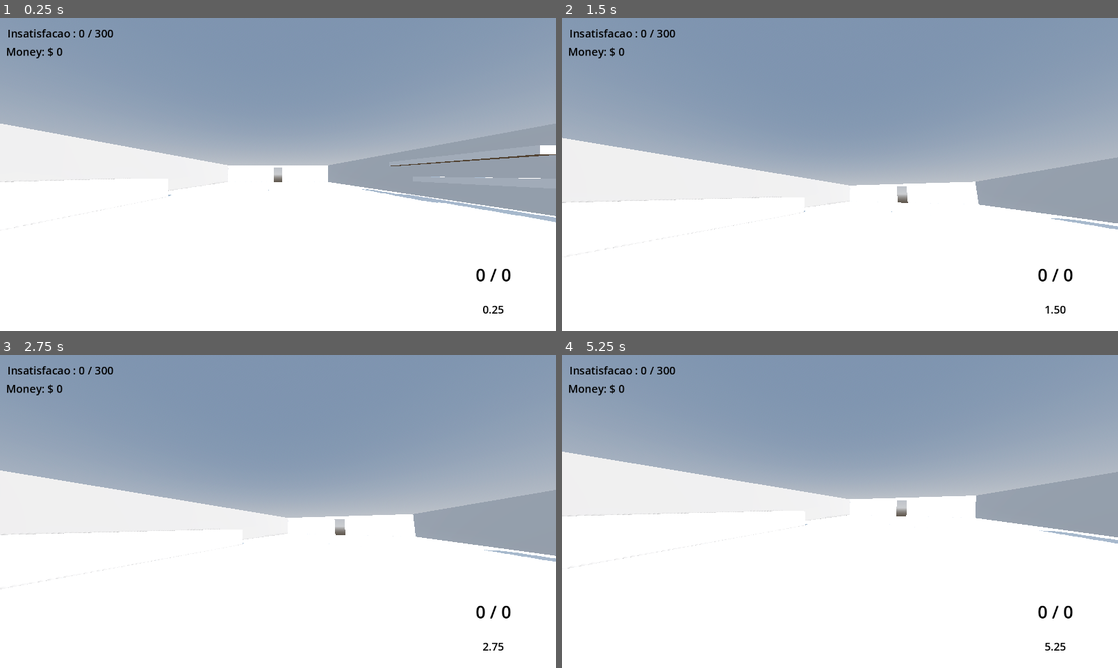
Above: before the commit, frames 1-4 (two rows, left to right).
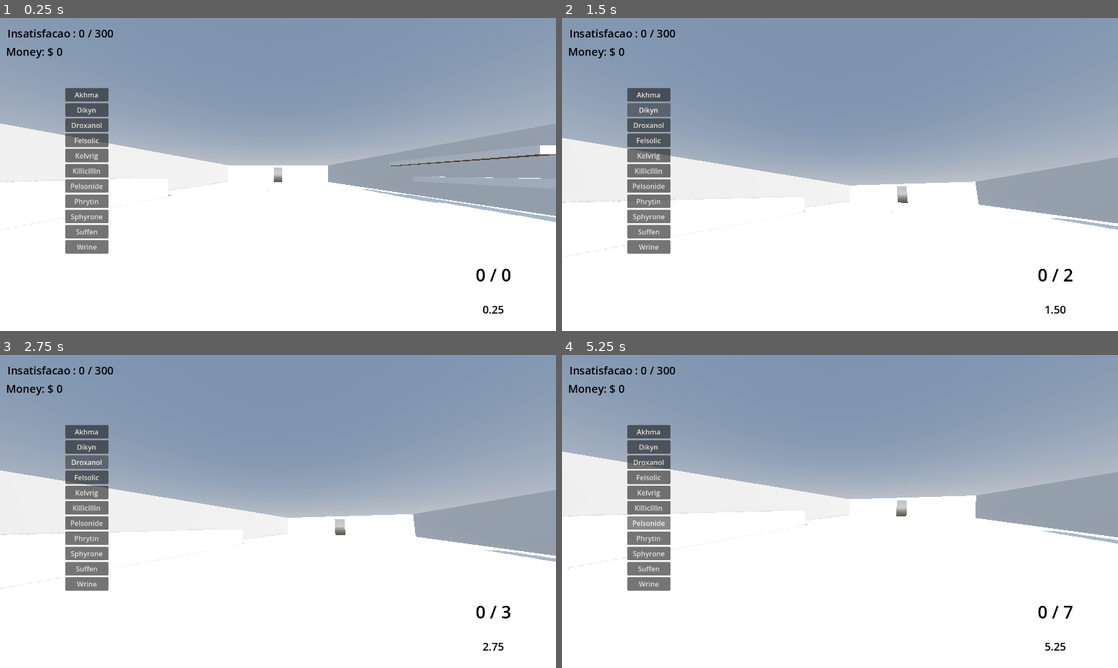
Above: after the commit, the same moments.

Repository: GianOM/wds
Game: Godot game, scene res://Ambientes/Main_Office.tscn
Same seed, same stepped clock (60 frames per second), same inputs: the game is played once before the commit and once after it.
Inputs (mouse positions are in pixels of both pictures, inside the frame that each line leads up to):
- Up to frame 1 (0.25 s): no input
- Up to frame 2 (1.5 s): click (650, 96) at 0.5 s, where only the run after the commit has a clickable "Akhma"; click (650, 108) at 1.25 s, where only the run after the commit has a clickable "Dikyn"
- Up to frame 3 (2.75 s): click (88, 461) at 2 s, where only the run after the commit has a clickable "Droxanol"
- Up to frame 4 (5.25 s): click (650, 477) at 2.75 s, where only the run after the commit has a clickable "Felsolic"; click (650, 492) at 3.5 s, where only the run after the commit has a clickable "Kelvrig"; click (650, 508) at 4.25 s, where only the run after the commit has a clickable "Killicillin"; click (650, 524) at 5 s, where only the run after the commit has a clickable "Pelsonide"

The runs differ from the first frame. In frame 1, 3.7% of the frame differs, in the area x 11-20%, y 22-76%; in frame 2, 3.8%; in frame 3, 3.8%; in frame 4, 3.8%, in the area x 11-92%, y 22-85%.

Commit message:
Remedio Craft System

Diff:
--- /dev/null
+++ b/Doencas/Ingrediente_Resource.gd
@@ -0,0 +1,10 @@
+class_name Ingrediente
+extends Resource
+
+
+@export var Ingredient_Name: StringName
+
+@export var Quantidade: int = 5
+
+
+@export var Price: int
--- /dev/null
+++ b/Doencas/Ingredientes_Database/aloephar_ingredient.tres
@@ -0,0 +1,9 @@
+[gd_resource type="Resource" script_class="Ingrediente" format=3 uid="uid://cxqvt363uftpg"]
+
+[ext_resource type="Script" uid="uid://ccilb5evgiu6k" path="res://Doencas/Ingrediente_Resource.gd" id="1_m1qrd"]
+
+[resource]
+script = ExtResource("1_m1qrd")
+Ingredient_Name = &"Aloephar"
+Quantidade = 10
+metadata/_custom_type_script = "uid://ccilb5evgiu6k"
--- /dev/null
+++ b/Doencas/Ingredientes_Database/camomilax_ingredient.tres
@@ -0,0 +1,9 @@
+[gd_resource type="Resource" script_class="Ingrediente" format=3 uid="uid://10p57mgcmwsc"]
+
+[ext_resource type="Script" uid="uid://ccilb5evgiu6k" path="res://Doencas/Ingrediente_Resource.gd" id="1_2u13x"]
+
+[resource]
+script = ExtResource("1_2u13x")
+Ingredient_Name = &"Camomilax"
+Quantidade = 10
+metadata/_custom_type_script = "uid://ccilb5evgiu6k"
--- /dev/null
+++ b/Doencas/Ingredientes_Database/citraval_ingredient.tres
@@ -0,0 +1,9 @@
+[gd_resource type="Resource" script_class="Ingrediente" format=3 uid="uid://oys03ckiltad"]
+
+[ext_resource type="Script" uid="uid://ccilb5evgiu6k" path="res://Doencas/Ingrediente_Resource.gd" id="1_v15d5"]
+
+[resource]
+script = ExtResource("1_v15d5")
+Ingredient_Name = &"Citraval"
+Quantidade = 10
+metadata/_custom_type_script = "uid://ccilb5evgiu6k"
--- /dev/null
+++ b/Doencas/Ingredientes_Database/glicosalva_ingredient.tres
@@ -0,0 +1,9 @@
+[gd_resource type="Resource" script_class="Ingrediente" format=3 uid="uid://cfs8dww7owf55"]
+
+[ext_resource type="Script" uid="uid://ccilb5evgiu6k" path="res://Doencas/Ingrediente_Resource.gd" id="1_vpqlo"]
+
+[resource]
+script = ExtResource("1_vpqlo")
+Ingredient_Name = &"Glicosalva"
+Quantidade = 10
+metadata/_custom_type_script = "uid://ccilb5evgiu6k"
--- /dev/null
+++ b/Doencas/Ingredientes_Database/lavendryl_ingredient.tres
@@ -0,0 +1,9 @@
+[gd_resource type="Resource" script_class="Ingrediente" format=3 uid="uid://br0dsiowt6h64"]
+
+[ext_resource type="Script" uid="uid://ccilb5evgiu6k" path="res://Doencas/Ingrediente_Resource.gd" id="1_i82d4"]
+
+[resource]
+script = ExtResource("1_i82d4")
+Ingredient_Name = &"Lavendryl"
+Quantidade = 10
+metadata/_custom_type_script = "uid://ccilb5evgiu6k"
--- /dev/null
+++ b/Doencas/Ingredientes_Database/meliorin_ingredient.tres
@@ -0,0 +1,9 @@
+[gd_resource type="Resource" script_class="Ingrediente" format=3 uid="uid://d3vpe6il86oqg"]
+
+[ext_resource type="Script" uid="uid://ccilb5evgiu6k" path="res://Doencas/Ingrediente_Resource.gd" id="1_l52in"]
+
+[resource]
+script = ExtResource("1_l52in")
+Ingredient_Name = &"Meliorin"
+Quantidade = 10
+metadata/_custom_type_script = "uid://ccilb5evgiu6k"
--- /dev/null
+++ b/Doencas/Ingredientes_Database/mentholis_ingredient.tres
@@ -0,0 +1,9 @@
+[gd_resource type="Resource" script_class="Ingrediente" format=3 uid="uid://cpibveyac1w60"]
+
+[ext_resource type="Script" uid="uid://ccilb5evgiu6k" path="res://Doencas/Ingrediente_Resource.gd" id="1_j13mv"]
+
+[resource]
+script = ExtResource("1_j13mv")
+Ingredient_Name = &"Mentholis"
+Quantidade = 10
+metadata/_custom_type_script = "uid://ccilb5evgiu6k"
--- /dev/null
+++ b/Doencas/Ingredientes_Database/oleocare_ingredient.tres
@@ -0,0 +1,9 @@
+[gd_resource type="Resource" script_class="Ingrediente" format=3 uid="uid://cjax68k4p8l8a"]
+
+[ext_resource type="Script" uid="uid://ccilb5evgiu6k" path="res://Doencas/Ingrediente_Resource.gd" id="1_tbuuc"]
+
+[resource]
+script = ExtResource("1_tbuuc")
+Ingredient_Name = &"Oleocare"
+Quantidade = 10
+metadata/_custom_type_script = "uid://ccilb5evgiu6k"
--- /dev/null
+++ b/Doencas/Ingredientes_Database/salvionex_ingredient.tres
@@ -0,0 +1,9 @@
+[gd_resource type="Resource" script_class="Ingrediente" format=3 uid="uid://ci455v0qk0aws"]
+
+[ext_resource type="Script" uid="uid://ccilb5evgiu6k" path="res://Doencas/Ingrediente_Resource.gd" id="1_ctq3b"]
+
+[resource]
+script = ExtResource("1_ctq3b")
+Ingredient_Name = &"Salvionex"
+Quantidade = 10
+metadata/_custom_type_script = "uid://ccilb5evgiu6k"
--- /dev/null
+++ b/Doencas/Ingredientes_Database/zingivex_ingredient.tres
@@ -0,0 +1,9 @@
+[gd_resource type="Resource" script_class="Ingrediente" format=3 uid="uid://vp3wty6lulgw"]
+
+[ext_resource type="Script" uid="uid://ccilb5evgiu6k" path="res://Doencas/Ingrediente_Resource.gd" id="1_ci5lt"]
+
+[resource]
+script = ExtResource("1_ci5lt")
+Ingredient_Name = &"Zingivex"
+Quantidade = 10
+metadata/_custom_type_script = "uid://ccilb5evgiu6k"
--- a/Doencas/Remedios_Database/akhma_treatment.tres
+++ b/Doencas/Remedios_Database/akhma_treatment.tres
@@ -1,8 +1,10 @@
 [gd_resource type="Resource" script_class="Remedio" format=3 uid="uid://dg23vb5yif6m7"]
 
+[ext_resource type="Script" uid="uid://ccilb5evgiu6k" path="res://Doencas/Ingrediente_Resource.gd" id="1_gg7as"]
 [ext_resource type="Script" uid="uid://cmjf1wht622im" path="res://Doencas/Remedios_Resource.gd" id="1_vp0te"]
 
 [resource]
 script = ExtResource("1_vp0te")
 Treatment_Name = &"Akhma"
+Range_de_Ingredientes = Vector2i(2, 5)
 metadata/_custom_type_script = "uid://cmjf1wht622im"
--- a/Doencas/Remedios_Database/dikyn_treatment.tres
+++ b/Doencas/Remedios_Database/dikyn_treatment.tres
@@ -1,8 +1,10 @@
 [gd_resource type="Resource" script_class="Remedio" format=3 uid="uid://dy26uaq53s71d"]
 
+[ext_resource type="Script" uid="uid://ccilb5evgiu6k" path="res://Doencas/Ingrediente_Resource.gd" id="1_8xwyg"]
 [ext_resource type="Script" uid="uid://cmjf1wht622im" path="res://Doencas/Remedios_Resource.gd" id="1_jjnca"]
 
 [resource]
 script = ExtResource("1_jjnca")
 Treatment_Name = &"Dikyn"
+Range_de_Ingredientes = Vector2i(2, 5)
 metadata/_custom_type_script = "uid://cmjf1wht622im"
--- a/Doencas/Remedios_Database/droxanol_treatment.tres
+++ b/Doencas/Remedios_Database/droxanol_treatment.tres
@@ -1,8 +1,10 @@
 [gd_resource type="Resource" script_class="Remedio" format=3 uid="uid://cmrbykgx6r5uq"]
 
+[ext_resource type="Script" uid="uid://ccilb5evgiu6k" path="res://Doencas/Ingrediente_Resource.gd" id="1_5jddn"]
 [ext_resource type="Script" uid="uid://cmjf1wht622im" path="res://Doencas/Remedios_Resource.gd" id="1_74ikj"]
 
 [resource]
 script = ExtResource("1_74ikj")
 Treatment_Name = &"Droxanol"
+Range_de_Ingredientes = Vector2i(2, 5)
 metadata/_custom_type_script = "uid://cmjf1wht622im"
--- a/Doencas/Remedios_Database/felsolic_treatment.tres
+++ b/Doencas/Remedios_Database/felsolic_treatment.tres
@@ -1,8 +1,10 @@
 [gd_resource type="Resource" script_class="Remedio" format=3 uid="uid://d1yvpot17ljpx"]
 
 [ext_resource type="Script" uid="uid://cmjf1wht622im" path="res://Doencas/Remedios_Resource.gd" id="1_8ws0i"]
+[ext_resource type="Script" uid="uid://ccilb5evgiu6k" path="res://Doencas/Ingrediente_Resource.gd" id="1_lnl72"]
 
 [resource]
 script = ExtResource("1_8ws0i")
 Treatment_Name = &"Felsolic"
+Range_de_Ingredientes = Vector2i(2, 5)
 metadata/_custom_type_script = "uid://cmjf1wht622im"
--- a/Doencas/Remedios_Database/kelvrig_treatment.tres
+++ b/Doencas/Remedios_Database/kelvrig_treatment.tres
@@ -1,8 +1,10 @@
 [gd_resource type="Resource" script_class="Remedio" format=3 uid="uid://b5pkv42go4oee"]
 
 [ext_resource type="Script" uid="uid://cmjf1wht622im" path="res://Doencas/Remedios_Resource.gd" id="1_8adto"]
+[ext_resource type="Script" uid="uid://ccilb5evgiu6k" path="res://Doencas/Ingrediente_Resource.gd" id="1_8o1tk"]
 
 [resource]
 script = ExtResource("1_8adto")
 Treatment_Name = &"Kelvrig"
+Range_de_Ingredientes = Vector2i(2, 5)
 metadata/_custom_type_script = "uid://cmjf1wht622im"
--- a/Doencas/Remedios_Database/killicillin_treatment.tres
+++ b/Doencas/Remedios_Database/killicillin_treatment.tres
@@ -1,8 +1,10 @@
 [gd_resource type="Resource" script_class="Remedio" format=3 uid="uid://44qg6impkjwa"]
 
+[ext_resource type="Script" uid="uid://ccilb5evgiu6k" path="res://Doencas/Ingrediente_Resource.gd" id="1_alegm"]
 [ext_resource type="Script" uid="uid://cmjf1wht622im" path="res://Doencas/Remedios_Resource.gd" id="1_gxij1"]
 
 [resource]
 script = ExtResource("1_gxij1")
 Treatment_Name = &"Killicillin"
+Range_de_Ingredientes = Vector2i(2, 5)
 metadata/_custom_type_script = "uid://cmjf1wht622im"
--- a/Doencas/Remedios_Database/pelsonide_treatment.tres
+++ b/Doencas/Remedios_Database/pelsonide_treatment.tres
@@ -1,8 +1,10 @@
 [gd_resource type="Resource" script_class="Remedio" format=3 uid="uid://bbpud5ujyaeuq"]
 
 [ext_resource type="Script" uid="uid://cmjf1wht622im" path="res://Doencas/Remedios_Resource.gd" id="1_0pp8r"]
+[ext_resource type="Script" uid="uid://ccilb5evgiu6k" path="res://Doencas/Ingrediente_Resource.gd" id="1_y78vn"]
 
 [resource]
 script = ExtResource("1_0pp8r")
 Treatment_Name = &"Pelsonide"
+Range_de_Ingredientes = Vector2i(2, 5)
 metadata/_custom_type_script = "uid://cmjf1wht622im"
--- a/Doencas/Remedios_Database/phrytin_treatment.tres
+++ b/Doencas/Remedios_Database/phrytin_treatment.tres
@@ -1,8 +1,10 @@
 [gd_resource type="Resource" script_class="Remedio" format=3 uid="uid://evgevbkv8bve"]
 
+[ext_resource type="Script" uid="uid://ccilb5evgiu6k" path="res://Doencas/Ingrediente_Resource.gd" id="1_13fcr"]
 [ext_resource type="Script" uid="uid://cmjf1wht622im" path="res://Doencas/Remedios_Resource.gd" id="1_y2osr"]
 
 [resource]
 script = ExtResource("1_y2osr")
 Treatment_Name = &"Phrytin"
+Range_de_Ingredientes = Vector2i(2, 5)
 metadata/_custom_type_script = "uid://cmjf1wht622im"
--- a/Doencas/Remedios_Database/sphyrone_treatment.tres
+++ b/Doencas/Remedios_Database/sphyrone_treatment.tres
@@ -1,8 +1,10 @@
 [gd_resource type="Resource" script_class="Remedio" format=3 uid="uid://bwff8rv8fvph3"]
 
+[ext_resource type="Script" uid="uid://ccilb5evgiu6k" path="res://Doencas/Ingrediente_Resource.gd" id="1_cp55o"]
 [ext_resource type="Script" uid="uid://cmjf1wht622im" path="res://Doencas/Remedios_Resource.gd" id="1_nd4rs"]
 
 [resource]
 script = ExtResource("1_nd4rs")
 Treatment_Name = &"Sphyrone"
+Range_de_Ingredientes = Vector2i(2, 5)
 metadata/_custom_type_script = "uid://cmjf1wht622im"
--- a/Doencas/Remedios_Database/suffen_treatment.tres
+++ b/Doencas/Remedios_Database/suffen_treatment.tres
@@ -1,8 +1,10 @@
 [gd_resource type="Resource" script_class="Remedio" format=3 uid="uid://bicy2tay5jidh"]
 
+[ext_resource type="Script" uid="uid://ccilb5evgiu6k" path="res://Doencas/Ingrediente_Resource.gd" id="1_n5iwb"]
 [ext_resource type="Script" uid="uid://cmjf1wht622im" path="res://Doencas/Remedios_Resource.gd" id="1_xhpic"]
 
 [resource]
 script = ExtResource("1_xhpic")
 Treatment_Name = &"Suffen"
+Range_de_Ingredientes = Vector2i(2, 5)
 metadata/_custom_type_script = "uid://cmjf1wht622im"
--- a/Doencas/Remedios_Database/wrine_treatment.tres
+++ b/Doencas/Remedios_Database/wrine_treatment.tres
@@ -1,8 +1,10 @@
 [gd_resource type="Resource" script_class="Remedio" format=3 uid="uid://dbvjdjdm4fssy"]
 
+[ext_resource type="Script" uid="uid://ccilb5evgiu6k" path="res://Doencas/Ingrediente_Resource.gd" id="1_b1vl1"]
 [ext_resource type="Script" uid="uid://cmjf1wht622im" path="res://Doencas/Remedios_Resource.gd" id="1_ecxyf"]
 
 [resource]
 script = ExtResource("1_ecxyf")
 Treatment_Name = &"Wrine"
+Range_de_Ingredientes = Vector2i(2, 5)
 metadata/_custom_type_script = "uid://cmjf1wht622im"
--- a/Doencas/Remedios_Resource.gd
+++ b/Doencas/Remedios_Resource.gd
@@ -4,5 +4,15 @@
 
 @export var Treatment_Name: StringName
 
+
+@export var Quantidade: int = 0
+
 ## Bula do Remedio
 @export var leaflet: String
+
+
+@export_category("Ingredientes")
+## Possivel quantidade de Ingredientes. Exemplo: (1,3)
+## significa que o total de Ingredientes Possiveis é entre 1 e 3 Sintomas
+@export var Range_de_Ingredientes: Vector2i
+@export var Lista_de_Ingredientes: Array[Ingrediente] # Lista de Ingredientes para fabricar o Remedio
--- a/Global_Managers/sickness_manager.gd
+++ b/Global_Managers/sickness_manager.gd
@@ -4,13 +4,16 @@
 
 
 var DOENCAS_FOLDER_PATH: String = "res://Doencas/Doencas_Database/"
+var SINTOMAS_FOLDER_PATH: String = "res://Doencas/Sintomas_Database/"
 var REMEDIOS_FOLDER_PATH: String = "res://Doencas/Remedios_Database/"
-var SINTOMAS_FOLDER_PATH: String = "res://Doencas/Sintomas_Database/"
+var INGREDIENTES_FOLDER_PATH: String = "res://Doencas/Ingredientes_Database/"
+
 
 
 var Doencas_DB: Array
+var Sintomas_DB: Array
 var Remedios_DB: Array
-var Sintomas_DB: Array
+var Ingredientes_DB: Array
 
 var Decider_RNG: RandomNumberGenerator = RandomNumberGenerator.new()
 
@@ -58,23 +61,58 @@
 	return i
 
 
+func Remove_Symptom_from_Array(Symptoms_Input_Array: Array, Symptom_to_Remove: Sintoma):
+	Symptoms_Input_Array.erase(Symptom_to_Remove)
+
+
 func Montar_Possiveis_Doencas() -> void:
 
 	var remedio_iter: int = 0
+
+	var Previous_Doenca: Doenca = null
 
 
 	for minha_doenca in Doencas_DB:
 
 		var Local_Symptoms_Copy: Array = Sintomas_DB.duplicate(true)
 		Local_Symptoms_Copy.shuffle()
-		# numero de sintomas é definido pela Classe Doenca
-		for i in range(Decider_RNG.randi_range(minha_doenca.Range_of_Symptoms.x, minha_doenca.Range_of_Symptoms.y)):
 
-			var Clamped_Index: int = Retorna_Index_do_Sintoma(Local_Symptoms_Copy)
-			Clamped_Index = clampi(Clamped_Index, 0, Local_Symptoms_Copy.size()-1)
+		var Numero_de_Sintomas: int = Decider_RNG.randi_range(minha_doenca.Range_of_Symptoms.x, minha_doenca.Range_of_Symptoms.y)
+		var Numero_de_Doencas_Similaridade: int = floori(float(Numero_de_Sintomas)/2)
 
-			var Temp_Sintoma: Sintoma = Local_Symptoms_Copy.pop_at(Clamped_Index)
-			minha_doenca.List_of_Symptons.append(Temp_Sintoma)
+		# Estamos Montando a primeira doenca
+		if Previous_Doenca != null:
+
+			Previous_Doenca.List_of_Symptons.shuffle()
+
+			for i in range(Numero_de_Doencas_Similaridade):
+
+				if i < Previous_Doenca.List_of_Symptons.size():
+
+					minha_doenca.List_of_Symptons.append(Previous_Doenca.List_of_Symptons[i])
+
+					Remove_Symptom_from_Array(Local_Symptoms_Copy, Previous_Doenca.List_of_Symptons[i])
+
+
+
+			# numero de sintomas é definido pela Classe Doenca
+			for i in range(Numero_de_Sintomas - Numero_de_Doencas_Similaridade):
+
+				var Clamped_Index: int = Retorna_Index_do_Sintoma(Local_Symptoms_Copy)
+				Clamped_Index = clampi(Clamped_Index, 0, Local_Symptoms_Copy.size()-1)
+
+				var Temp_Sintoma: Sintoma = Local_Symptoms_Copy.pop_at(Clamped_Index)
+				minha_doenca.List_of_Symptons.append(Temp_Sintoma)
+
+		else:
+
+			for i in range(Numero_de_Sintomas):
+
+				var Clamped_Index: int = Retorna_Index_do_Sintoma(Local_Symptoms_Copy)
+				Clamped_Index = clampi(Clamped_Index, 0, Local_Symptoms_Copy.size()-1)
+
+				var Temp_Sintoma: Sintoma = Local_Symptoms_Copy.pop_at(Clamped_Index)
+				minha_doenca.List_of_Symptons.append(Temp_Sintoma)
 
 
 
@@ -89,21 +127,41 @@
 
 			remedio_iter += 1
 
+		Previous_Doenca = minha_doenca
+
+
+func Montar_os_Ingredientes_dos_Remedios():
+
+	var ingrediente_iter: int = 0
+
+	for meu_remedio in Remedios_DB:
+
+		for i in range(Decider_RNG.randi_range(meu_remedio.Range_de_Ingredientes.x, meu_remedio.Range_de_Ingredientes.y)):
+
+			meu_remedio.Lista_de_Ingredientes.append(Ingredientes_DB[ingrediente_iter])
+
+			if (ingrediente_iter+1) == Ingredientes_DB.size():
+				ingrediente_iter = 0
+				continue
+
+			ingrediente_iter += 1
 
 
 
 func _ready() -> void:
 
 	Doencas_DB = Load_Resources_into_Array(DOENCAS_FOLDER_PATH)
+	Sintomas_DB = Load_Resources_into_Array(SINTOMAS_FOLDER_PATH)
 	Remedios_DB = Load_Resources_into_Array(REMEDIOS_FOLDER_PATH)
-	Sintomas_DB = Load_Resources_into_Array(SINTOMAS_FOLDER_PATH)
+	Ingredientes_DB = Load_Resources_into_Array(INGREDIENTES_FOLDER_PATH)
 
 	#Doencas_DB.shuffle()
 	Remedios_DB.shuffle()
 	Sintomas_DB.shuffle()
-
+	Ingredientes_DB.shuffle()
 
 	Montar_Possiveis_Doencas()
+	Montar_os_Ingredientes_dos_Remedios()
 
 	Diseases_Loaded.emit()
 
--- a/Player/Scripts/player_ui-SCRIPT.gd
+++ b/Player/Scripts/player_ui-SCRIPT.gd
@@ -126,12 +126,11 @@
 			Temporary_Text  += "[ul]%s[/ul]\n" % meu_sintoma.Symptom_Name
 			#
 
-		#Temporary_Text  += "Tratamentos -> "
 		#
-		for minhas_curas in Local_Sickness_DB[i].Possible_Cure:
-			Temporary_Text  += "[color=green][i]%s[/i][/color]\n" % minhas_curas.Treatment_Name
+		#for minhas_curas in Local_Sickness_DB[i].Possible_Cure:
+			#Temporary_Text  += "[color=green][i]%s[/i][/color]\n" % minhas_curas.Treatment_Name
 
 		Temporary_Text  += "\n"
-		Temporary_Text  += "\n"
+		#Temporary_Text  += "\n"
 
 		glossario_resumo.append(Temporary_Text)
--- a/Player/UI Main/Player_UI.tscn
+++ b/Player/UI Main/Player_UI.tscn
@@ -16,21 +16,20 @@
 layout_mode = 1
 
 [node name="Indice" type="GridContainer" parent="." unique_id=1437465584]
-visible = false
 z_index = 1
 layout_mode = 1
 anchors_preset = -1
-anchor_left = 0.75900006
-anchor_top = 0.27100003
-anchor_right = 0.9990001
-anchor_bottom = 0.48800004
+anchor_left = 0.11759381
+anchor_top = 0.21822226
+anchor_right = 0.19509383
+anchor_bottom = 0.7471695
 offset_left = -0.52008057
 offset_top = 3.8799744
 offset_right = 0.27990723
 offset_bottom = 4.0379944
 grow_horizontal = 2
 grow_vertical = 2
-columns = 3
+metadata/_edit_use_anchors_ = true
 
 [node name="Remedio_Button" type="Button" parent="Indice" unique_id=477112898]
 custom_minimum_size = Vector2(100, 0)
--- /dev/null
+++ b/Player/UI Main/Remedio_Craft_UI.tscn
@@ -0,0 +1,160 @@
+[gd_scene format=3 uid="uid://dlat2nvnjf0hk"]
+
+[ext_resource type="Script" uid="uid://cncb75k7fq4d2" path="res://Player/UI Main/remedio_craft_ui.gd" id="1_es74i"]
+
+[node name="RemedioCraftUI" type="Control" unique_id=324546077]
+layout_mode = 3
+anchors_preset = 15
+anchor_right = 1.0
+anchor_bottom = 1.0
+grow_horizontal = 2
+grow_vertical = 2
+script = ExtResource("1_es74i")
+
+[node name="Ingredient_List" type="RichTextLabel" parent="." unique_id=436075806]
+clip_contents = false
+layout_mode = 0
+offset_left = 393.0
+offset_top = 364.0
+offset_right = 1212.0
+offset_bottom = 609.0
+theme_override_font_sizes/normal_font_size = 35
+bbcode_enabled = true
+text = "Aloephar
+Aloephar
+Citraval
+Glicosalva
+Lavendryl"
+fit_content = true
+
+[node name="Ingredients Title" type="Label" parent="Ingredient_List" unique_id=754134130]
+layout_mode = 1
+anchors_preset = 5
+anchor_left = 0.5
+anchor_right = 0.5
+offset_left = -336.5
+offset_top = -88.0
+offset_right = -89.5
+offset_bottom = -25.0
+grow_horizontal = 2
+theme_override_font_sizes/font_size = 45
+text = "Ingredients"
+
+[node name="Held _ Required Text" type="Label" parent="Ingredient_List" unique_id=1337532127]
+layout_mode = 1
+anchors_preset = 5
+anchor_left = 0.5
+anchor_right = 0.5
+offset_left = 124.0
+offset_top = -88.0
+offset_right = 462.0
+offset_bottom = -25.0
+grow_horizontal = 2
+theme_override_font_sizes/font_size = 45
+text = "Held / Required"
+
+[node name="Make Remedio Button" type="Button" parent="Ingredient_List" unique_id=404619570]
+layout_mode = 1
+anchors_preset = 3
+anchor_left = 1.0
+anchor_top = 1.0
+anchor_right = 1.0
+anchor_bottom = 1.0
+offset_left = -171.0
+offset_top = 15.0
+offset_right = 47.0
+offset_bottom = 87.0
+grow_horizontal = 0
+grow_vertical = 0
+theme_override_font_sizes/font_size = 27
+text = "Craft and Mine"
+
+[node name="Held_vs_Required_Text" type="RichTextLabel" parent="Ingredient_List" unique_id=265483965]
+layout_mode = 1
+anchors_preset = 1
+anchor_left = 1.0
+anchor_right = 1.0
+offset_left = -284.0
+offset_right = 48.0
+offset_bottom = 489.0
+grow_horizontal = 0
+theme_override_font_sizes/normal_font_size = 35
+bbcode_enabled = true
+text = "x 5 / x1
+x 5 / x1
+x 5 / x1
+x 5 / x1
+x 5 / x1"
+horizontal_alignment = 1
+
+[node name="ColorRect" type="ColorRect" parent="." unique_id=903682596]
+layout_mode = 0
+offset_left = 360.0
+offset_top = 16.0
+offset_right = 365.0
+offset_bottom = 686.0
+color = Color(0, 0, 0, 1)
+
+[node name="VBox_de_Remedios" type="VBoxContainer" parent="." unique_id=1371378104]
+layout_mode = 0
+offset_left = 19.0
+offset_right = 338.0
+offset_bottom = 733.0
+alignment = 1
+
+[node name="Remedio1" type="Button" parent="VBox_de_Remedios" unique_id=393062484]
+layout_mode = 2
+theme_override_font_sizes/font_size = 30
+text = "Akma"
+
+[node name="Remedio2" type="Button" parent="VBox_de_Remedios" unique_id=598823979]
+layout_mode = 2
+theme_override_font_sizes/font_size = 30
+text = "Akma"
+
+[node name="Remedio3" type="Button" parent="VBox_de_Remedios" unique_id=473790782]
+layout_mode = 2
+theme_override_font_sizes/font_size = 30
+text = "Akma"
+
+[node name="Remedio4" type="Button" parent="VBox_de_Remedios" unique_id=1425418651]
+layout_mode = 2
+theme_override_font_sizes/font_size = 30
+text = "Akma"
+
+[node name="Remedio5" type="Button" parent="VBox_de_Remedios" unique_id=964957946]
+layout_mode = 2
+theme_override_font_sizes/font_size = 30
+text = "Akma"
+
+[node name="Remedio6" type="Button" parent="VBox_de_Remedios" unique_id=733442477]
+layout_mode = 2
+theme_override_font_sizes/font_size = 30
+text = "Akma"
+
+[node name="Remedio7" type="Button" parent="VBox_de_Remedios" unique_id=75474121]
+layout_mode = 2
+theme_override_font_sizes/font_size = 30
+text = "Akma"
+
+[node name="Remedio8" type="Button" parent="VBox_de_Remedios" unique_id=1996848342]
+layout_mode = 2
+theme_override_font_sizes/font_size = 30
+text = "Akma"
+
+[node name="Remedio9" type="Button" parent="VBox_de_Remedios" unique_id=1326526808]
+layout_mode = 2
+theme_override_font_sizes/font_size = 30
+text = "Akma"
+
+[node name="Remedio10" type="Button" parent="VBox_de_Remedios" unique_id=645292408]
+layout_mode = 2
+theme_override_font_sizes/font_size = 30
+text = "Akma"
+
+[node name="Remedio11" type="Button" parent="VBox_de_Remedios" unique_id=1293913307]
+layout_mode = 2
+theme_override_font_sizes/font_size = 30
+text = "Akma"
+
+[connection signal="pressed" from="Ingredient_List/Make Remedio Button" to="." method="_on_Craft_Button_Pressed"]
--- /dev/null
+++ b/Player/UI Main/remedio_craft_ui.gd
@@ -0,0 +1,113 @@
+extends Control
+
+
+@onready var v_box_de_remedios: VBoxContainer = $VBox_de_Remedios
+var Lista_Local_de_Remedios: Array
+
+
+@onready var ingredients_title: Label = $"Ingredient_List/Ingredients Title"
+
+@onready var ingredient_list: RichTextLabel = $Ingredient_List
+@onready var held_vs_required_text: RichTextLabel = $Ingredient_List/Held_vs_Required_Text
+@onready var make_remedio_button: Button = $"Ingredient_List/Make Remedio Button"
+
+
+
+var Current_Remedio_Index: int
+
+
+func _ready() -> void:
+
+	Lista_Local_de_Remedios = SicknessManager.Remedios_DB
+	Inicializar_Lista_de_Remedios()
+	pass
+
+
+
+
+func Inicializar_Lista_de_Remedios():
+
+	for i in range(Lista_Local_de_Remedios.size()):
+		var Temp_Button: Button = v_box_de_remedios.get_child(i)
+		Temp_Button.text = Lista_Local_de_Remedios[i].Treatment_Name + "   x%d" % Lista_Local_de_Remedios[i].Quantidade
+
+
+		if not Temp_Button.pressed.has_connections():
+			Temp_Button.pressed.connect(_on_Remedio_Clicked.bind(i))
+
+
+
+func _on_Remedio_Clicked(Remedio_Index: int):
+
+
+
+	Current_Remedio_Index = Remedio_Index
+	var Remedio_Selected: Remedio = Lista_Local_de_Remedios[Remedio_Index]
+
+
+	ingredients_title.text = Remedio_Selected.Treatment_Name + " Ingredients: "
+
+	var Lista_de_Remedios: String = ""
+	var Quantidade_de_Remedios: String = ""
+
+	# Sempre que clickarmos num remedio, habilitamos o botao. Caso
+	# alguma condicao impeca de craftar, ela sera desabilitada no loop a seguir
+
+	Enable_Craft_Button()
+
+	for i in range(Remedio_Selected.Lista_de_Ingredientes.size()):
+
+		var Qnt_Ingrediente: int = Remedio_Selected.Lista_de_Ingredientes[i].Quantidade
+
+		#Quantidade_de_Remedios += "x" + str(Qnt_Ingrediente) + " / x1"
+		#Quantidade_de_Remedios += "\n"
+
+		if Qnt_Ingrediente < 1:
+
+			Lista_de_Remedios += "[color=red]%s[/color]" % Remedio_Selected.Lista_de_Ingredientes[i].Ingredient_Name
+			Lista_de_Remedios += "\n"
+
+			Quantidade_de_Remedios += "[color=red]x%d / x1[/color]" % Qnt_Ingrediente
+			Quantidade_de_Remedios += "\n"
+
+			Disable_Craft_Button()
+
+		else:
+
+			Lista_de_Remedios += "[color=green]%s[/color]" % Remedio_Selected.Lista_de_Ingredientes[i].Ingredient_Name
+			Lista_de_Remedios += "\n"
+
+			Quantidade_de_Remedios += "[color=green]x%d / x1[/color]" % Qnt_Ingrediente
+			Quantidade_de_Remedios += "\n"
+
+
+	ingredient_list.text = Lista_de_Remedios
+	held_vs_required_text.text = Quantidade_de_Remedios
+
+	ingredient_list.show()
+
+
+
+func _on_Craft_Button_Pressed():
+
+	var Remedio_Crafted: Remedio = Lista_Local_de_Remedios[Current_Remedio_Index]
+
+	Lista_Local_de_Remedios[Current_Remedio_Index].Quantidade += 1
+
+	for meu_ingrediente in Remedio_Crafted.Lista_de_Ingredientes:
+
+		meu_ingrediente.Quantidade -= 1
+
+
+
+
+	# Atualiza a UI com os novos valores
+	Inicializar_Lista_de_Remedios()
+	_on_Remedio_Clicked(Current_Remedio_Index)
+
+
+func Enable_Craft_Button():
+	make_remedio_button.disabled = false
+
+func Disable_Craft_Button():
+	make_remedio_button.disabled = true
Not shown, added: Doencas/Ingrediente_Resource.gd.uid
Not shown, added: Player/UI Main/remedio_craft_ui.gd.uid
